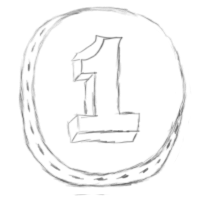
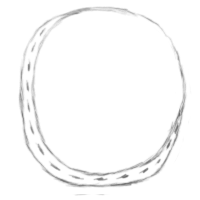
Layered file, before and after one edit (200×200). Changes by layer:
renamed "Layer 3" to "Level1", hid it over (66, 34, 141, 145)
